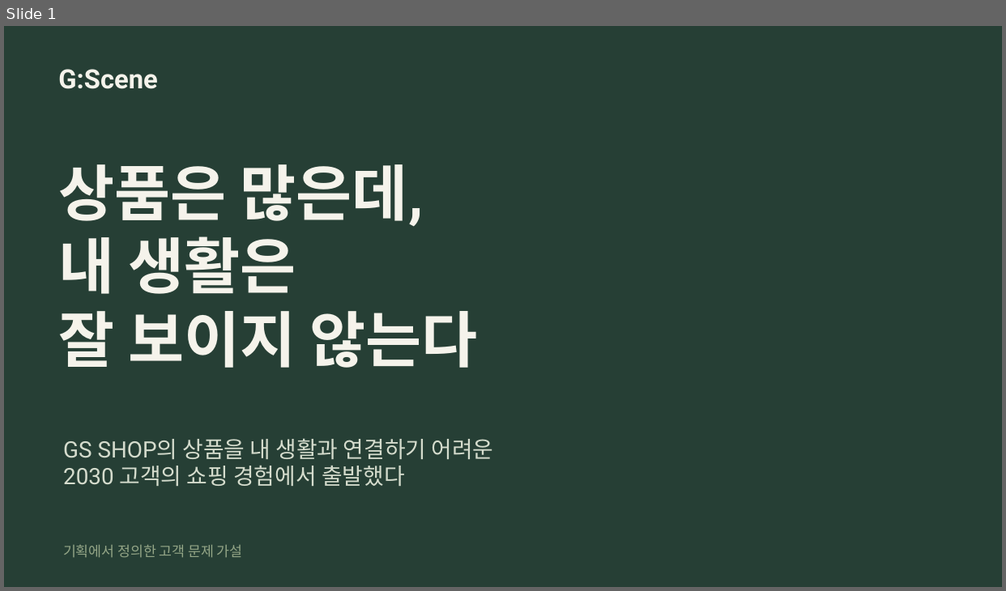
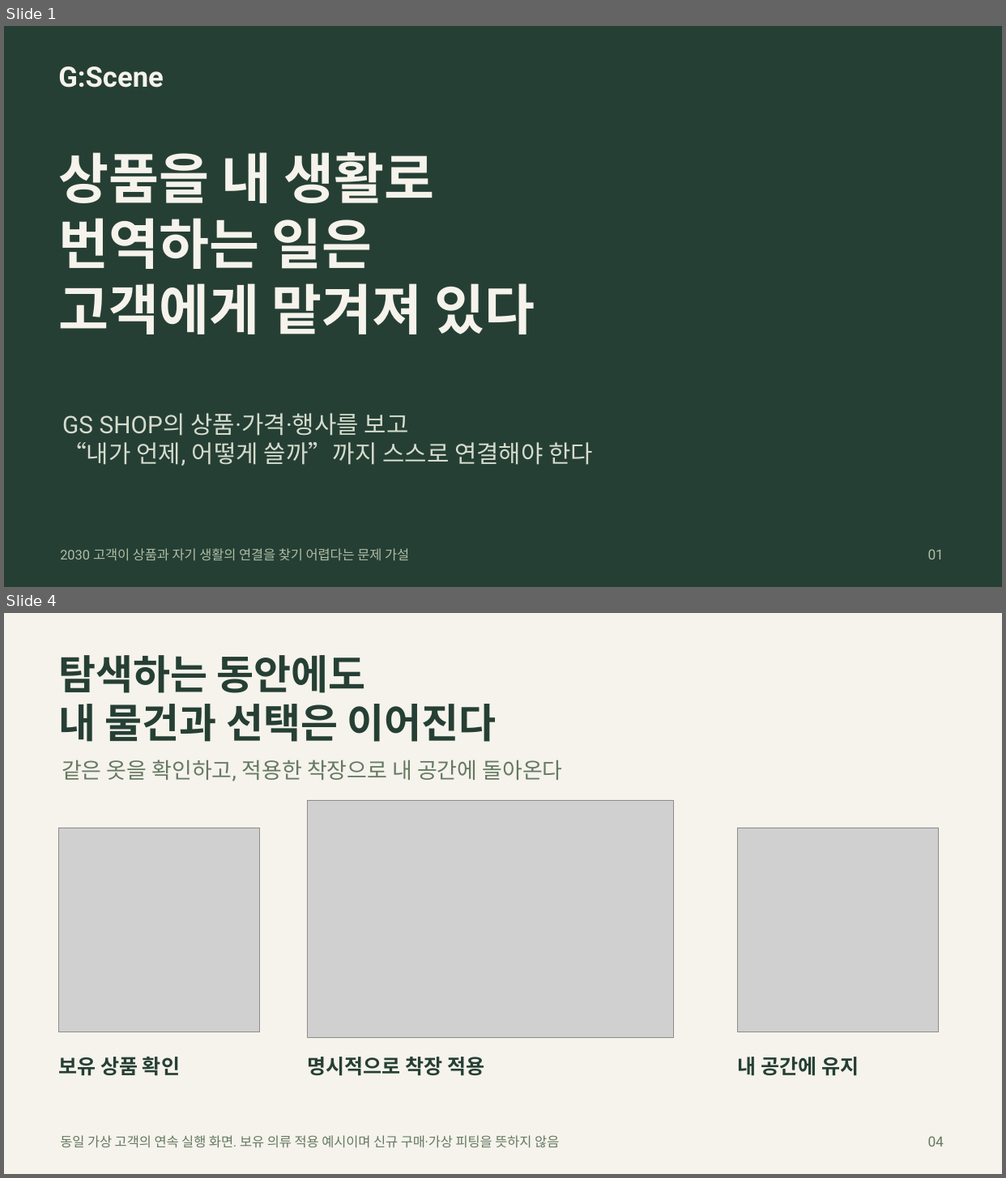
Before and after one commit to HyoJuJang/makmeaning, a slide deck: docs/presentation/GScene_Final_52g.pptx. Shown one above the other, each under a label of ours: slide 1 before the commit, slides 1 and 4 after it; the slides between them are not shown. The pictures are 1006x591 and 1006x1178 pixels, drawn with LibreOffice and Linux fonts; fonts in the diff are those of the drawing; grey boxes stand for pictures. Boxes give left, top, right and bottom in pixels: in the first picture for what was removed or moved away, otherwise in the second. Text is boxed around its words. In the diff, an @@ line names an element or a change of style, - is before the commit and + after.

```diff
--- a/docs/presentation/GScene_Final_52g.pptx
+++ b/docs/presentation/GScene_Final_52g.pptx
@@ slide 4 added at box(4, 613, 1002, 1174), background #F5F3EB @@
@@ text added at box(58, 655, 496, 742), 39 pt, text #263F35, bold @@
+탐색하는 동안에도
+내 물건과 선택은 이어진다
@@ text added at box(62, 760, 562, 781), 21 pt, text #667963 @@
+같은 옷을 확인하고, 적용한 착장으로 내 공간에 돌아온다
@@ picture added at box(307, 800, 674, 1037) @@
@@ picture added at box(58, 828, 260, 1033) @@
@@ picture added at box(738, 828, 939, 1033) @@
@@ text added at box(58, 1057, 180, 1076), 19.5 pt, text #263F35, bold @@
+보유 상품 확인
@@ text added at box(307, 1057, 484, 1076), 19.5 pt, text #263F35, bold @@
+명시적으로 착장 적용
@@ text added at box(738, 1057, 859, 1076), 19.5 pt, text #263F35, bold @@
+내 공간에 유지
@@ text added at box(60, 1135, 559, 1148), 12.8 pt, text #667963 @@
+동일 가상 고객의 연속 실행 화면. 보유 의류 적용 예시이며 신규 구매·가상 피팅을 뜻하지 않음
@@ text added at box(928, 1136, 944, 1147), 13.5 pt, text #667963 @@
+04
@@ slide 1 changed as well @@
@@ text "G:Scene" at box(58, 66, 164, 88): size 25.5 to 27 pt @@
@@ text at box(58, 152, 535, 335): text changed; size 58.5 to 52.5 pt @@
-상품은 많은데,
-내 생활은
-잘 보이지 않는다
+상품을 내 생활로
+번역하는 일은
+고객에게 맡겨져 있다
@@ text at box(62, 413, 594, 466): text changed; size 21.8 to 23.2 pt @@
-GS SHOP의 상품을 내 생활과 연결하기 어려운
-2030 고객의 쇼핑 경험에서 출발했다
+GS SHOP의 상품·가격·행사를 보고
+“내가 언제, 어떻게 쓸까”까지 스스로 연결해야 한다
@@ text at box(60, 548, 409, 561): text changed; size 13.5 to 12.8 pt; text colour #94A687 to #AEBDA5 @@
-기획에서 정의한 고객 문제 가설
+2030 고객이 상품과 자기 생활의 연결을 찾기 어렵다는 문제 가설
@@ text added at box(928, 549, 944, 560), 13.5 pt, text #AEBDA5 @@
+01
```
Also in this commit, not shown: 1 other slide changed, 2 other slides added, 3 slides removed, 43 other files.
